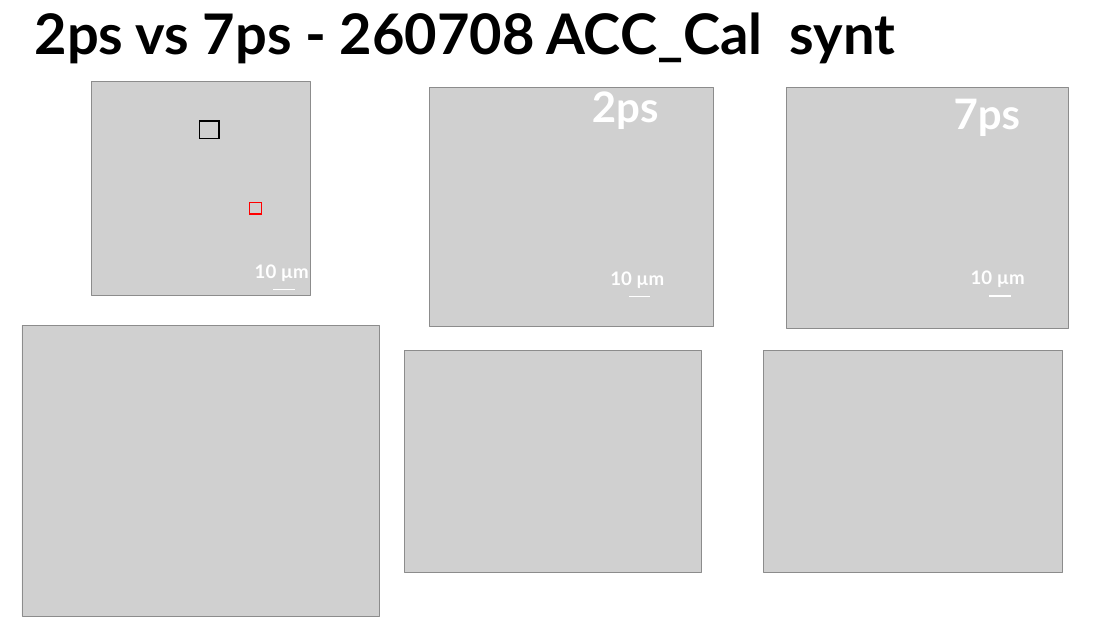
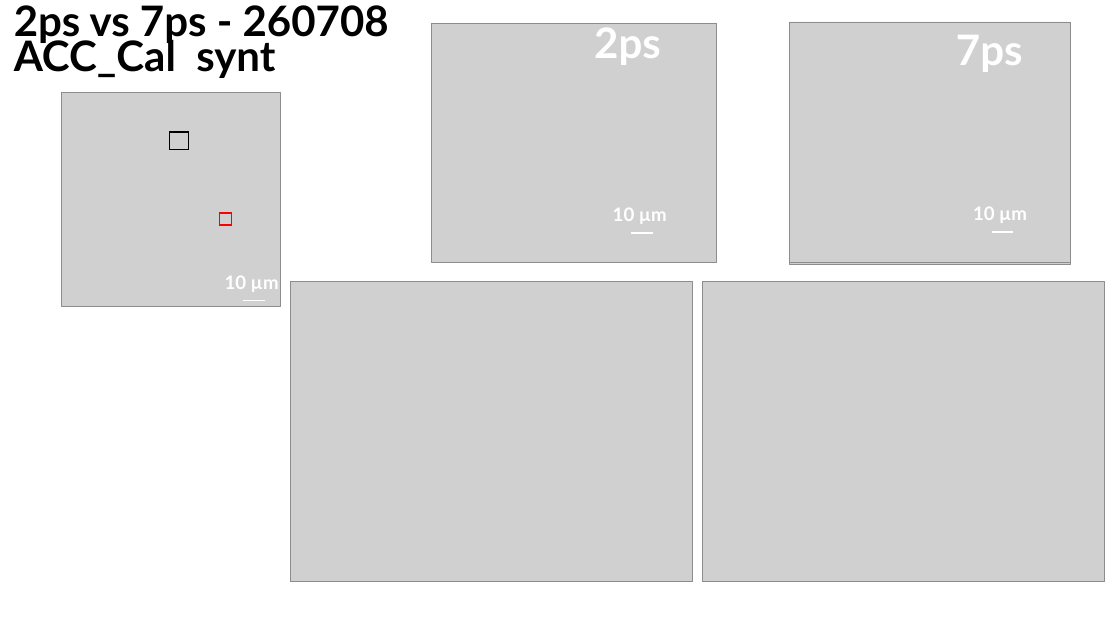
Before and after one commit to sachabuc/SRS_analysis, a slide deck: slide 7 of meetings/reu_151026_figures_papiers.pptx (slide 13 before the commit). Drawn at 1120x630 pixels with LibreOffice and Linux fonts; fonts in the diff are those of the drawing; grey boxes stand for pictures. Boxes give left, top, right and bottom in pixels: in the first picture for what was removed or moved away, otherwise in the second. Text is boxed around its words. In the diff, an @@ line names an element or a change of style, - is before the commit and + after.

```diff
--- a/meetings/reu_151026_figures_papiers.pptx
+++ b/meetings/reu_151026_figures_papiers.pptx
@@ text "2ps vs 7ps - 260708 ...": place and size @@
-text "2ps vs 7ps - 260708 ..." at [35, 12, 896, 64]
+text "2ps vs 7ps - 260708 ..." at [14, 5, 389, 78]
@@ text "2ps vs 7ps - 260708 ..." at [14, 5, 389, 78]: size 48 to 36 pt @@
@@ 2 pictures, 2 texts: place and size @@
-2 pictures, 2 texts at [429, 87, 1068, 328]
+2 pictures, 2 texts at [432, 24, 1070, 264]
@@ picture added at [789, 22, 1070, 262] @@
@@ 2 texts, 2 lines: place and size @@
-2 texts, 2 lines at [592, 86, 1025, 297]
+2 texts, 2 lines at [594, 22, 1027, 233]
@@ picture: place and size @@
-picture at [404, 350, 702, 572]
+picture at [290, 281, 692, 582]
@@ picture: place and size @@
-picture at [764, 350, 1063, 572]
+picture at [702, 282, 1105, 582]
@@ picture removed at [22, 325, 380, 616] @@
@@ 2 rectangles, 1 picture, 1 text, 1 line: place and size @@
-2 rectangles, 1 picture, 1 text, 1 line at [92, 82, 311, 296]
+2 rectangles, 1 picture, 1 text, 1 line at [61, 92, 281, 307]
```
Also in this commit, not shown: 9 other slides changed, 3 slides added, 6 slides removed, 13 other files.
